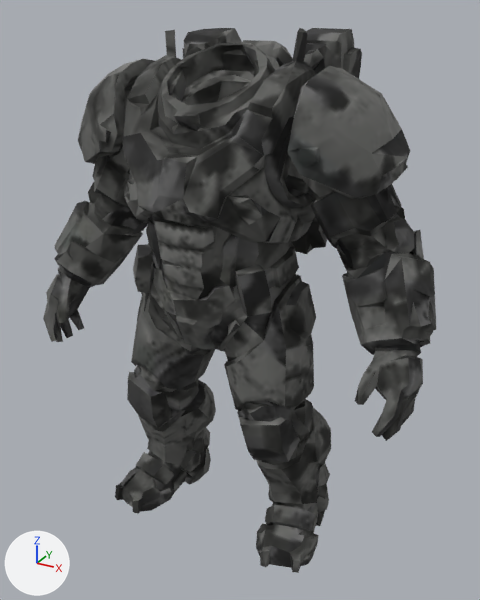
What one commit did to the glTF model packages/client/public/models/hostile.boss_vale.glb.
Camera for both pictures: a camera (50 mm lens) standing at (0.912, -1.639, 1.554) and looking at (0.012, -0.003, 0.737). The lights are fixed; the arrows at lower left show +X, +Y and +Z. The first picture is the older version. Vertices at exactly the same position are counted once.

Before the edit, the objects in view are built like this:
```python
me_output_unwrapped = bpy.data.meshes.new('output_unwrapped')
me_output_unwrapped.from_pydata(...)  # 3486 vertices, 7052 faces; spans x -0.62..0.62, y -0.33..0.33, z 0.0..1.51
me_output_unwrapped.materials.append(mat_bakedmaterial)  # picture img_albedo
# before: 3308 (0.48, -0.21, 0.71) at pixel (363, 374), 3322 (0.49, -0.18, 0.74) at pixel (372, 360), 3335 (0.5, -0.25, 0.68) at pixel (364, 393), 3337 (0.52, -0.2, 0.74) at pixel (379, 365), 3371 (0.52, -0.22, 0.69) at pixel (377, 385)
ob_output_unwrapped = bpy.data.objects.new('output_unwrapped', me_output_unwrapped)
ob_output_unwrapped.location = (0.0, 0.0, 0.0)
```
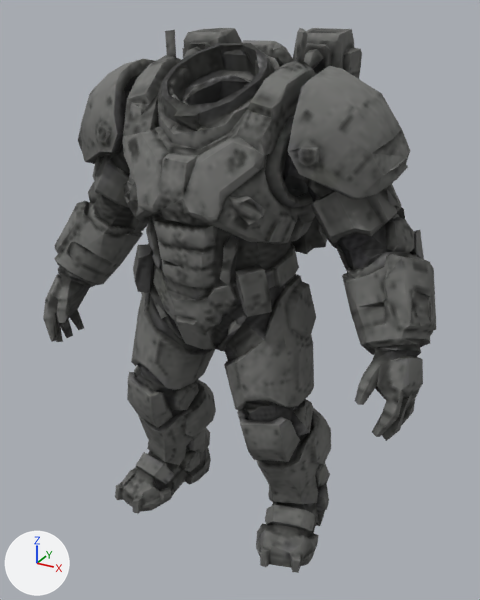
What the commit changed:
me_output_unwrapped is used by ob_output_unwrapped; location (0.0, 0.0, 0.0).
Verts and faces of me_output_unwrapped; kept vertices keep their numbers, new ones are numbered from 3486.
me_output_unwrapped had 3486 vertices, 7052 faces and spanned x -0.62..0.62, y -0.33..0.33, z 0.0..1.51.
me_output_unwrapped now has 3485 vertices, 7050 faces and spans x -0.62..0.62, y -0.33..0.33, z 0.0..1.51.
Part 1, on me_output_unwrapped:
3 vertices are removed from x -0.6..-0.54, y -0.24..-0.2, z 0.6..0.71.
17 faces are deleted.
2 vertices are added at (-0.59, -0.21, 0.69), (-0.53, -0.25, 0.58).
15 new faces join them.
Part 2, on me_output_unwrapped:
1 vertex is removed from x -0.12, y -0.14, z 1.37.
7 faces are deleted.
1 vertex is added at (-0.11, -0.15, 1.36).
7 new faces join them.
Part 3, on me_output_unwrapped:
Faces deleted: (3308, 3337, 3322), (3308, 3335, 3337), (3335, 3371, 3337).
New vertex 3489 is at (0.51, -0.23, 0.72), pixel (371, 377).
New faces: (3308, 3489, 3322), (3308, 3335, 3489), (3322, 3489, 3337), (3335, 3371, 3489), (3337, 3489, 3371).
me_output_unwrapped part 4: 6773 kept faces spanning x -0.62..0.62, y -0.33..0.33, z 0.0..1.51 get new texture (UV) coordinates.
Other edits to the shape of me_output_unwrapped do not show in these pictures.

Pixel boxes (x1, y1, x2, y2) of what changed, in the pictures (480 x 600 px; the box of a moved part takes in the faces that stretch with it):
part 1 of me_output_unwrapped, moved or reshaped
    both: (43, 275, 58, 342)
part 2 of me_output_unwrapped, moved or reshaped
    both: (167, 69, 183, 102)
part 3 of me_output_unwrapped, built on
    both: (363, 361, 380, 393)
part 4 of me_output_unwrapped, surface changed
    both: (48, 28, 436, 573)
